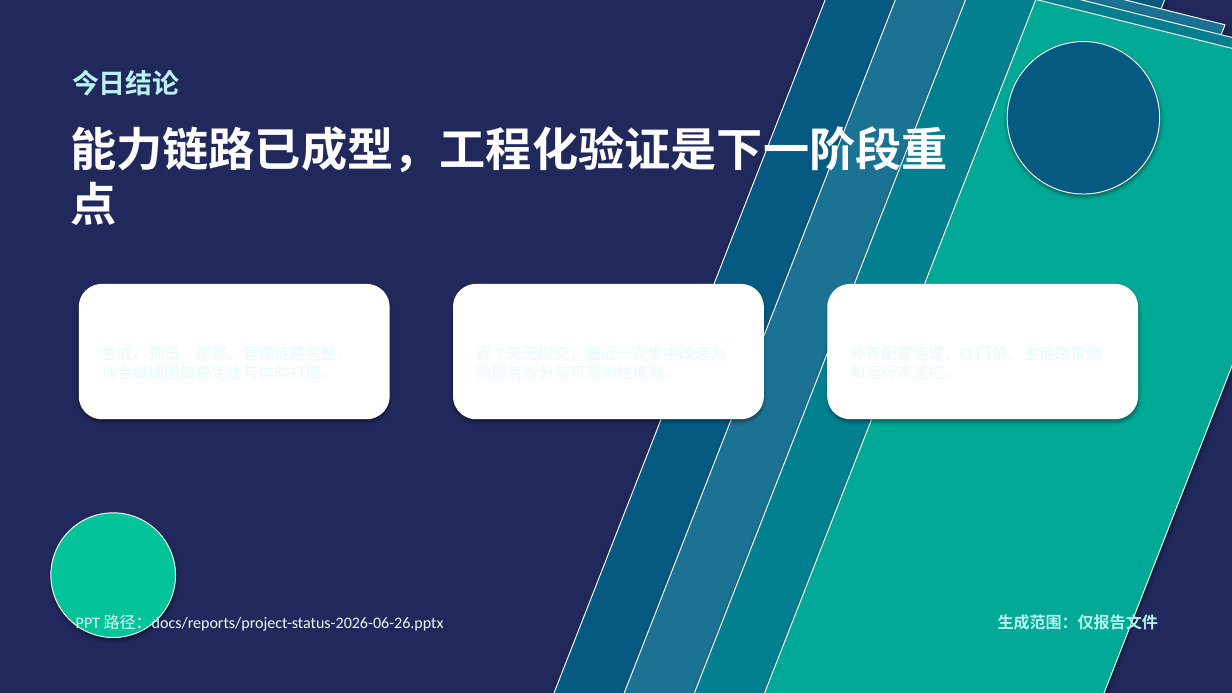
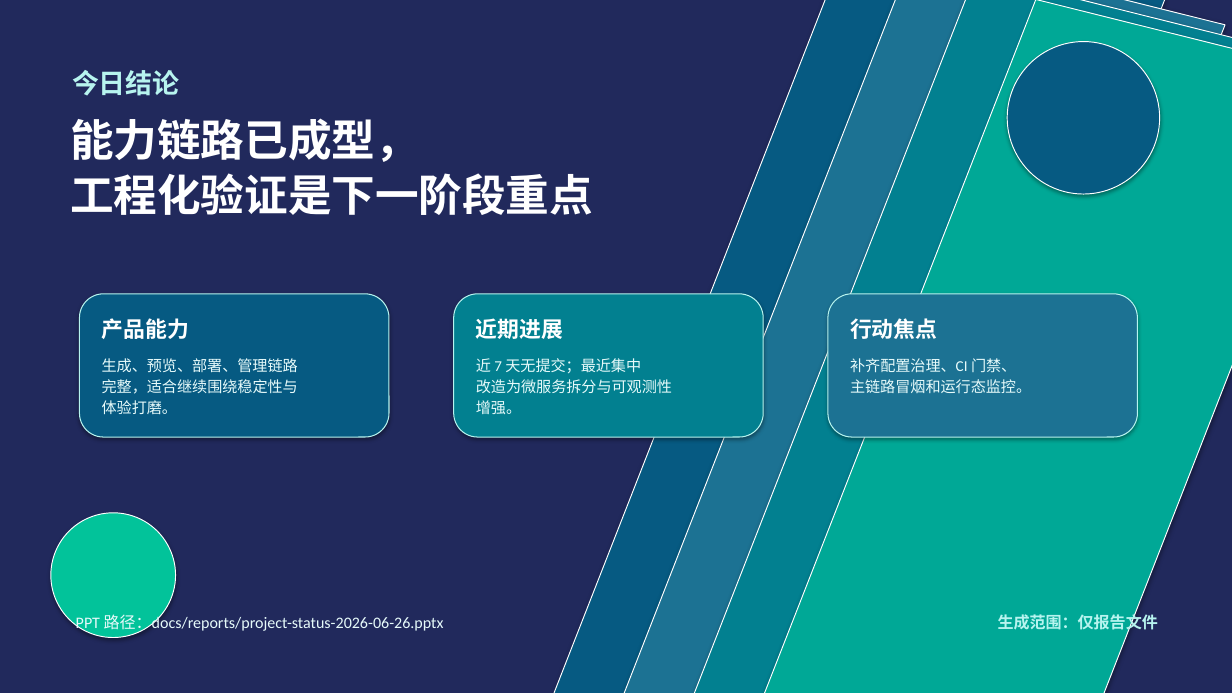
Before and after one commit to liyupi/yu-ai-code-mother, a slide deck: slide 10 of docs/reports/project-status-2026-06-26.pptx. Drawn at 1232x693 pixels with LibreOffice and Linux fonts; fonts in the diff are those of the drawing. Boxes give left, top, right and bottom in pixels: in the first picture for what was removed or moved away, otherwise in the second. Text is boxed around its words. In the diff, an @@ line names an element or a change of style, - is before the commit and + after.

```diff
--- a/docs/reports/project-status-2026-06-26.pptx
+++ b/docs/reports/project-status-2026-06-26.pptx
@@ text at <box>70,118,593,215</box>: text changed; size 36 to 34 pt @@
-能力链路已成型，工程化验证是下一阶段重点
+能力链路已成型，
+工程化验证是下一阶段重点
@@ rounded rectangle: place and size @@
-rounded rectangle at <box>79,285,389,419</box>
+rounded rectangle at <box>79,294,389,437</box>
@@ rounded rectangle at <box>79,294,389,437</box>: fill #FFFFFF to #065A82; outline #FFFFFF 1 pt to #B7F4EF 0.8 pt @@
@@ rounded rectangle: place and size @@
-rounded rectangle at <box>454,285,763,419</box>
+rounded rectangle at <box>454,294,763,437</box>
@@ rounded rectangle at <box>454,294,763,437</box>: fill #FFFFFF to #028090; outline #FFFFFF 1 pt to #B7F4EF 0.8 pt @@
@@ rounded rectangle: place and size @@
-rounded rectangle at <box>828,285,1138,419</box>
+rounded rectangle at <box>828,294,1138,437</box>
@@ rounded rectangle at <box>828,294,1138,437</box>: fill #FFFFFF to #1C7293; outline #FFFFFF 1 pt to #B7F4EF 0.8 pt @@
@@ text added at <box>102,318,189,339</box>, 17 pt, text #FFFFFF, bold @@
+产品能力
@@ text added at <box>476,318,563,339</box>, 17 pt, text #FFFFFF, bold @@
+近期进展
@@ text added at <box>850,318,937,339</box>, 17 pt, text #FFFFFF, bold @@
+行动焦点
@@ text added at <box>102,358,298,415</box>, 11.8 pt, text #E6FAFA @@
+生成、预览、部署、管理链路
+完整，适合继续围绕稳定性与
+体验打磨。
@@ text added at <box>476,358,672,414</box>, 11.8 pt, text #E6FAFA @@
+近 7 天无提交；最近集中
+改造为微服务拆分与可观测性
+增强。
@@ text added at <box>850,358,1031,393</box>, 11.8 pt, text #E6FAFA @@
+补齐配置治理、CI 门禁、
+主链路冒烟和运行态监控。
```
Also in this commit, not shown: 9 other slides changed.
